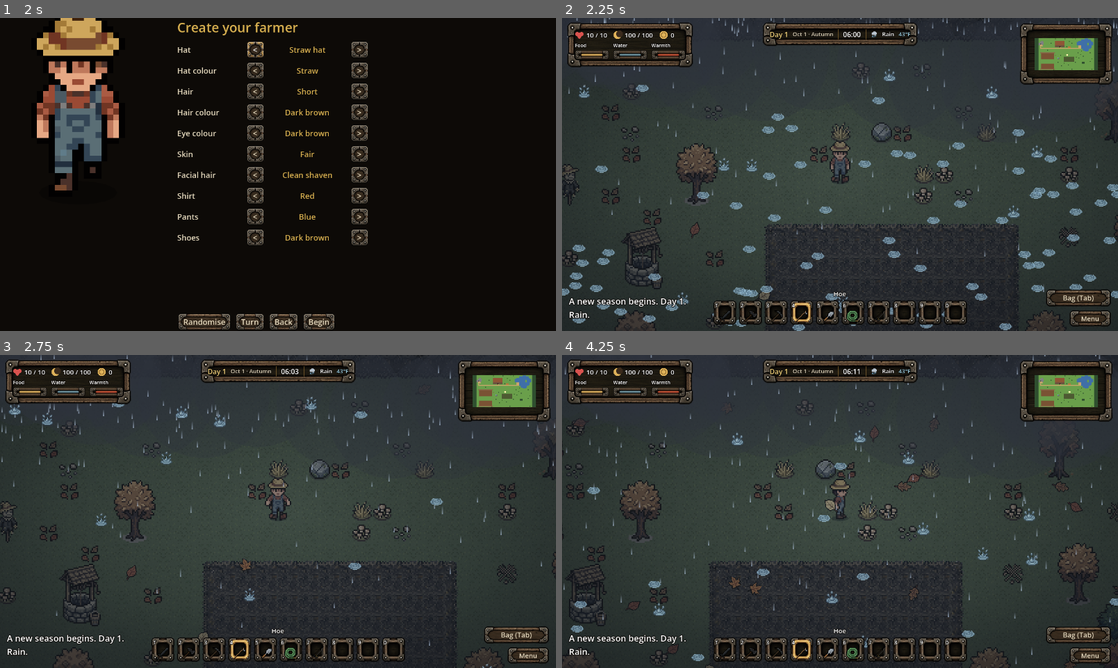
Above: before the commit, frames 1-4 (two rows, left to right).
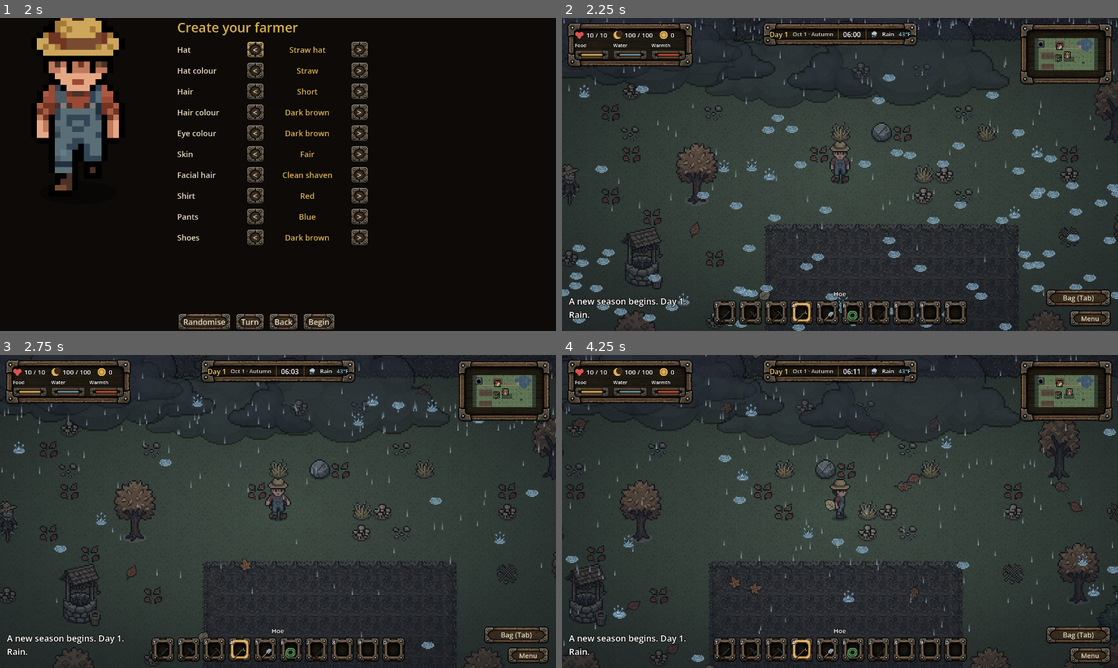
Above: after the commit, the same moments.

Repository: joshj1108/CrowCreekHollow
Game: Godot game, scene res://scenes/main.tscn
Same seed, same stepped clock (60 frames per second), same inputs: the game is played once before the commit and once after it.
Inputs (mouse positions are in pixels of both pictures, inside the frame that each line leads up to):
- Up to frame 1 (2 s): click "New Game" at 0.5 s; click "Slot 1: empty" at 1.25 s
- Up to frame 2 (2.25 s): click "Begin" at 2 s
- Up to frame 3 (2.75 s): no input
- Up to frame 4 (4.25 s): tap Enter (ui_accept) at 2.75, 3.02, 3.32 s; move the mouse to (962, 495) at 2.77 s; hold D (move_right) 2.78-3.5 s; hold Right mouse button (block) 2.78-3.5 s; click (962, 495) at 2.92 s; tap Space (use) at 3.05 s; drag from (728, 527) to (812, 574) at 3.52 s

Frame 1 is identical in both runs. In frame 2, 3.2% of the frame differs, in the area x 0-100%, y 0-100%; in frame 3, 3.8%; in frame 4, 4.6%, in the area x 0-100%, y 0-99%.

Commit message:
Draw the cave hillside, cloud shadows and minimap icons with SpriteCook sprites
Mute the minimap's colours to match the game's palette.

Co-Authored-By: Claude Opus 5.5 <noreply@anthropic.com>

Diff:
--- a/scripts/main.gd
+++ b/scripts/main.gd
@@ -2244,10 +2244,12 @@
 		Tile.GRASS, Tile.SOIL, Tile.FALLOW, Tile.PATH, Tile.WATER:
 			_draw_grass(t, cell)
 			return true
-		Tile.ROCK:
-			name = "rock_%d" % v
-		Tile.CAVE_MOUTH:
-			# Rock underneath; the entrance itself is drawn over it and its neighbours by _draw_trees.
+		Tile.ROCK, Tile.CAVE_MOUTH:
+			# The rocks around the cave are one hillside sprite, drawn with the entrance by _draw_trees, so they
+			# start as grass. Rocks below the hill's foot keep their own sprite, as boulders at its base.
+			if kind == Tile.CAVE_MOUTH or _under_hillside(t):
+				_draw_grass(t, cell)
+				return true
 			name = "rock_%d" % v
 		Tile.HOUSE, Tile.DOOR, Tile.ROOF, Tile.PORCH, Tile.STALL, Tile.WELL:
 			# The house, stall and well are sprites drawn over their footprints, and the porch is path laid over
@@ -2572,6 +2574,7 @@
 				# 64×48: an entrance in the rock face, four tiles wide and three tall, its doorway centred on this
 				# tile. The doorway's sill is 4 px above the sprite's bottom, so it sits that far below the tile.
 				if trees_here:
+					ci.draw_texture_rect(FarmSprites.tex("hillside"), _hillside_rect(cell), false)
 					ci.draw_texture_rect(FarmSprites.tex("cave_mouth"), Rect2(cell.position.x - PX * 1.5, cell.end.y + 4.0 * SCALE - PX * 3.0, PX * 4.0, PX * 3.0), false)
 			elif (kind == Tile.COOP or kind == Tile.BARN) and trees_here:
 				# The coop (48×64) and barn (80×80) are drawn once, from their footprint's bottom-left tile, as wide
@@ -2703,8 +2706,14 @@
 	if key == last_minimap_key:
 		return
 	last_minimap_key = key
-	var well_tile := Vector2(WELL_IX.x + BORDER_X, WELL_IX.y + BORDER_Y)
-	minimap.update_view(map, TILE_COLORS, brush.keys(), player_tile, tonight_shadow, [] if inside else [well_tile])
+	# Landmark icons sit on the centres of the house's door, the well and the cave entrance.
+	var half := Vector2(0.5, 0.5)
+	var marks := [
+		[Vector2(HOUSE_DOOR_IX + BORDER_X, HOUSE_DOOR_IY + BORDER_Y) + half, Minimap.Icon.HOUSE],
+		[Vector2(WELL_IX.x + BORDER_X, WELL_IX.y + BORDER_Y) + half, Minimap.Icon.WELL],
+		[Vector2(_cave_mouth_tile()) + half, Minimap.Icon.CAVE],
+	]
+	minimap.update_view(map, TILE_COLORS, brush.keys(), player_tile, tonight_shadow, [] if inside else marks)
 
 
 # --- Tutorial tips ----------------------------------------------------------
@@ -4443,8 +4452,7 @@
 	for y in h:
 		for x in w:
 			var k: int = world[(y * step + step / 2) * WORLD_W + x * step + step / 2]
-			var c: Color = TILE_COLORS[k]
-			img.set_pixel(x, y, c)
+			img.set_pixel(x, y, Minimap.grade(TILE_COLORS[k]))
 	world_map_tex = ImageTexture.create_from_image(img)
 
 
@@ -4558,6 +4566,17 @@
 	_set_bounds()
 	queue_redraw()
 	_show_message("You step back out into the light.")
+
+
+# The hillside around the cave: 96×80, six tiles wide and five tall, its foot level with the entrance's sill
+# and reaching two tiles left and three right of the entrance tile, over the rocks in the layout.
+func _hillside_rect(mouth_cell: Rect2) -> Rect2:
+	return Rect2(mouth_cell.position.x - PX * 2.0, mouth_cell.end.y + 4.0 * SCALE - PX * 5.0, PX * 6.0, PX * 5.0)
+
+
+func _under_hillside(t: Vector2i) -> bool:
+	var c := _cave_mouth_tile()
+	return t.x >= c.x - 2 and t.x <= c.x + 3 and t.y >= c.y - 4 and t.y <= c.y
 
 
 func _cave_mouth_tile() -> Vector2i:
--- a/scripts/minimap.gd
+++ b/scripts/minimap.gd
@@ -11,7 +11,14 @@
 const BUSH_COLOR := Color("3d6b2a")
 const SHADOW_COLOR := Color("b02a2a")
 const PLAYER_COLOR := Color("fff2b0")
-const MARKER_COLOR := Color("6fb8d9")   # landmarks such as the well
+const GRADE_GREY := 0.45   # how far tile colours are pulled toward grey
+const GRADE_DARK := 0.22
+const GRADE_TINT := Color("2e3640")
+const MARKER_COLOR := Color("6fb8d9")   # landmarks, when the icon art is missing
+# SpriteCook icons, 16 px cells in a row: the house, the well, the cave and the farmer (the player).
+const ICONS_PATH := "res://art/ui/minimap_icons.png"
+const ICON := 16
+enum Icon { HOUSE, WELL, CAVE, PLAYER }
 
 var tiles: Array = []
 var tile_colors: Dictionary = {}
@@ -20,7 +27,8 @@
 var shadow := Vector2i(-1, -1)   # (-1, -1) hides the shadow
 var world_texture: Texture2D = null   # the whole land, one pixel per WORLD_PX_PER_TILE tiles
 var world_tiles := Vector2i.ZERO
-var markers: Array = []   # landmark tiles, drawn as small blue squares on the farm map
+var markers: Array = []   # landmarks on the farm map, each [tile centre, Icon]
+var icons_tex: Texture2D = load(ICONS_PATH) if ResourceLoader.exists(ICONS_PATH) else null
 
 # The whole world at 1 pixel per 4 tiles. Each pixel is a sampled tile, not an average.
 const WORLD_PX_PER_TILE := 0.25
@@ -53,7 +61,7 @@
 		draw_rect(Rect2(Vector2.ZERO, size), FRAME_COLOR)
 		draw_texture_rect(world_texture, Rect2(Vector2.ZERO, size), false)
 		var k := size / Vector2(world_tiles)
-		draw_circle(player_tile * k, 3.0, PLAYER_COLOR)
+		_draw_player(player_tile * k)
 		_draw_frame()
 		return
 	var s := PX_PER_TILE
@@ -61,15 +69,48 @@
 	for y in tiles.size():
 		var row: Array = tiles[y]
 		for x in row.size():
-			draw_rect(Rect2(x * s, y * s, s, s), tile_colors[row[x]])
+			# Each tile is a shade lighter or darker than its neighbours, so fields and woods read as
+			# texture rather than flat blocks.
+			var shade := float((x * 7 + y * 13 + (x * y) % 5) % 5) * 0.025 - 0.05
+			draw_rect(Rect2(x * s, y * s, s, s), _shaded(tile_colors[row[x]], shade))
 	for b in bushes:
-		draw_rect(Rect2(b.x * s, b.y * s, s, s), BUSH_COLOR)
+		draw_rect(Rect2(b.x * s, b.y * s, s, s), grade(BUSH_COLOR))
 	if shadow.x >= 0:
 		draw_rect(Rect2(shadow.x * s, shadow.y * s, s, s), SHADOW_COLOR)
 	for m in markers:
-		draw_rect(Rect2(m.x * s, m.y * s, s, s), MARKER_COLOR)
-	draw_circle(player_tile * s + Vector2(s, s) * 0.5, 2.5, PLAYER_COLOR)
+		var at: Vector2 = m[0] * s
+		if icons_tex != null:
+			_draw_icon(at, m[1])
+		else:
+			draw_rect(Rect2(at - Vector2(s, s) * 0.5, Vector2(s, s)), MARKER_COLOR)
+	_draw_player(player_tile * s + Vector2(s, s) * 0.5)
 	_draw_frame()
+
+
+func _shaded(c: Color, amount: float) -> Color:
+	c = grade(c)
+	return c.lightened(amount) if amount > 0.0 else c.darkened(-amount)
+
+
+# The map's colours pulled toward the game's muted look: part way to grey, then a little darker and cooler,
+# so the bright tile colours don't stand out against the dark wood frame.
+static func grade(c: Color) -> Color:
+	var grey := c.get_luminance()
+	var muted := c.lerp(Color(grey, grey, grey), GRADE_GREY).darkened(GRADE_DARK)
+	return muted.lerp(GRADE_TINT, 0.08)
+
+
+# One icon from the strip, centred on a point and snapped to whole pixels so it stays crisp.
+func _draw_icon(centre: Vector2, icon: int) -> void:
+	var at := (centre - Vector2(ICON, ICON) * 0.5).round()
+	draw_texture_rect_region(icons_tex, Rect2(at, Vector2(ICON, ICON)), Rect2(icon * ICON, 0, ICON, ICON))
+
+
+func _draw_player(at: Vector2) -> void:
+	if icons_tex != null:
+		_draw_icon(at, Icon.PLAYER)
+	else:
+		draw_circle(at, 2.5, PLAYER_COLOR)
 
 
 # The wood-and-iron frame from the UI skin, its rail just outside the map; a thin border without the art.
--- a/scripts/weather.gd
+++ b/scripts/weather.gd
@@ -32,7 +32,7 @@
 
 var kind := ""
 var drops: Array = []       # each: {"p": Vector2, "v": falling speed}
-var clouds: Array = []      # each: {"c": Vector2, "r": radius, "v": drift speed}
+var clouds: Array = []      # each: {"c": Vector2, "r": radius, "v": drift speed, "s": art scale, "flip": mirrored}
 var active_drops := 0
 var snowing := false
 var cloud_alpha := 0.25
@@ -45,6 +45,7 @@
 var drops_tex: Texture2D
 var splash_tex: Texture2D
 var fog_tex: Texture2D
+var cloud_tex: Texture2D
 
 
 func _ready() -> void:
@@ -80,6 +81,7 @@
 	drops_tex = _art("weather_drops")
 	splash_tex = _art("weather_splash")
 	fog_tex = _art("weather_fog")
+	cloud_tex = _art("weather_cloud")
 	for i in MAX_DROPS:
 		drops.append({"p": Vector2(rng.randf() * size.x, rng.randf() * size.y), "v": 250.0})
 		_new_landing(drops[i], size)
@@ -95,7 +97,12 @@
 			"c": Vector2(rng.randf() * size.x, rng.randf_range(-40.0, 120.0)),
 			"r": rng.randf_range(160.0, 280.0),
 			"v": rng.randf_range(8.0, 18.0),
+			"s": PIX + float(rng.randi_range(0, 1)),
+			"flip": rng.randf() < 0.5,
 		})
+		# With the art, a cloud is as wide as its sprite, so it wraps once the whole shadow is off screen.
+		if cloud_tex != null:
+			clouds[i]["r"] = cloud_tex.get_width() * float(clouds[i]["s"]) * 0.5
 	set_condition("rain")
 
 
@@ -182,6 +189,18 @@
 		var centre: Vector2 = c["c"]
 		var r := float(c["r"])
 		var cloud := Color(0.18, 0.2, 0.24, cloud_alpha)
+		# The SpriteCook cloud, darkened into a shadow passing over the land: its pale billows multiply to
+		# the shadow colour and its greyer undersides a little darker. Some are mirrored and some drawn larger.
+		if cloud_tex != null:
+			# The circles overlapped, so one sprite needs a little more weight to match them.
+			cloud.a = minf(cloud_alpha * 1.5, 1.0)
+			var sz := cloud_tex.get_size() * float(c["s"])
+			var at := (centre - sz * 0.5).snapped(Vector2(PIX, PIX))
+			if c["flip"]:
+				rain_canvas.draw_texture_rect(cloud_tex, Rect2(at + Vector2(sz.x, 0.0), Vector2(-sz.x, sz.y)), false, cloud)
+			else:
+				rain_canvas.draw_texture_rect(cloud_tex, Rect2(at, sz), false, cloud)
+			continue
 		for i in 4:
 			var offset := Vector2((i - 1.5) * r * 0.45, sin(float(i)) * r * 0.12)
 			rain_canvas.draw_circle(centre + offset, r * 0.55, cloud)
--- a/spritecook-assets.json
+++ b/spritecook-assets.json
@@ -525,6 +525,9 @@
     "int_rug": "6bfc9a15-fa85-409f-a8a4-a764b92d3a13",
     "int_mat": "1bb664f0-446f-4e1d-84e9-be9f3e709e7c",
     "int_table": "114a95e4-0d5d-45ad-bb25-3f64f3b0c4da",
-    "int_chairs": "0763aa7d-a626-4d91-9770-5940d2f111c3 (facing you, from behind)"
+    "int_chairs": "0763aa7d-a626-4d91-9770-5940d2f111c3 (facing you, from behind)",
+    "hillside": "3b59f477-fd32-43d5-999a-6fd9de0a3a11 (96x80; alt f0039c17-c0d6-4e21-a913-eb58a6aad6b5 unused)",
+    "weather_cloud": "69c1f589-063a-4f19-943a-5a35d07d6ec6 (128x64; alt 6be63f98-2989-44e5-8414-f32647e5391b unused)",
+    "ui/minimap_icons": "e61444e5-853b-484e-88a5-97d986f6116e (64x16: house, well, cave, farmer; alt 796c398c-62fd-4578-8823-d4d9eca2e13a unused)"
   }
 }
Binary file added: art/farm/hillside.png
Not shown, added: art/farm/hillside.png.import
Binary file added: art/farm/weather_cloud.png
Not shown, added: art/farm/weather_cloud.png.import
Binary file added: art/ui/minimap_icons.png
Not shown, added: art/ui/minimap_icons.png.import
Not shown, changed: DESIGN.md
